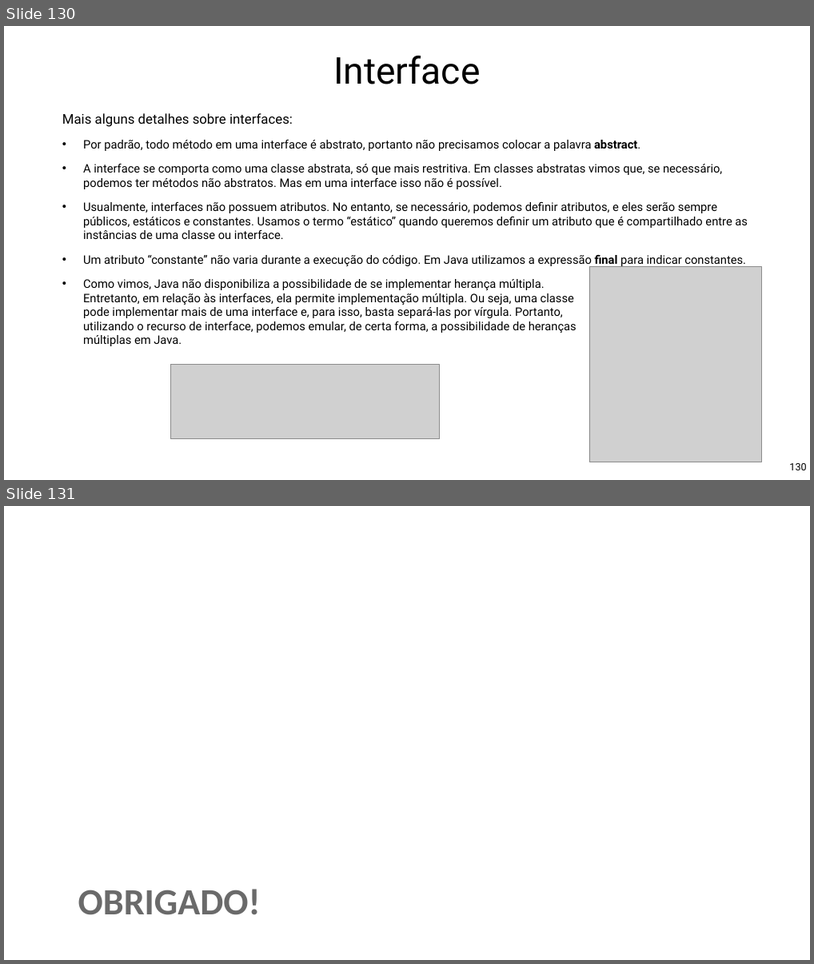
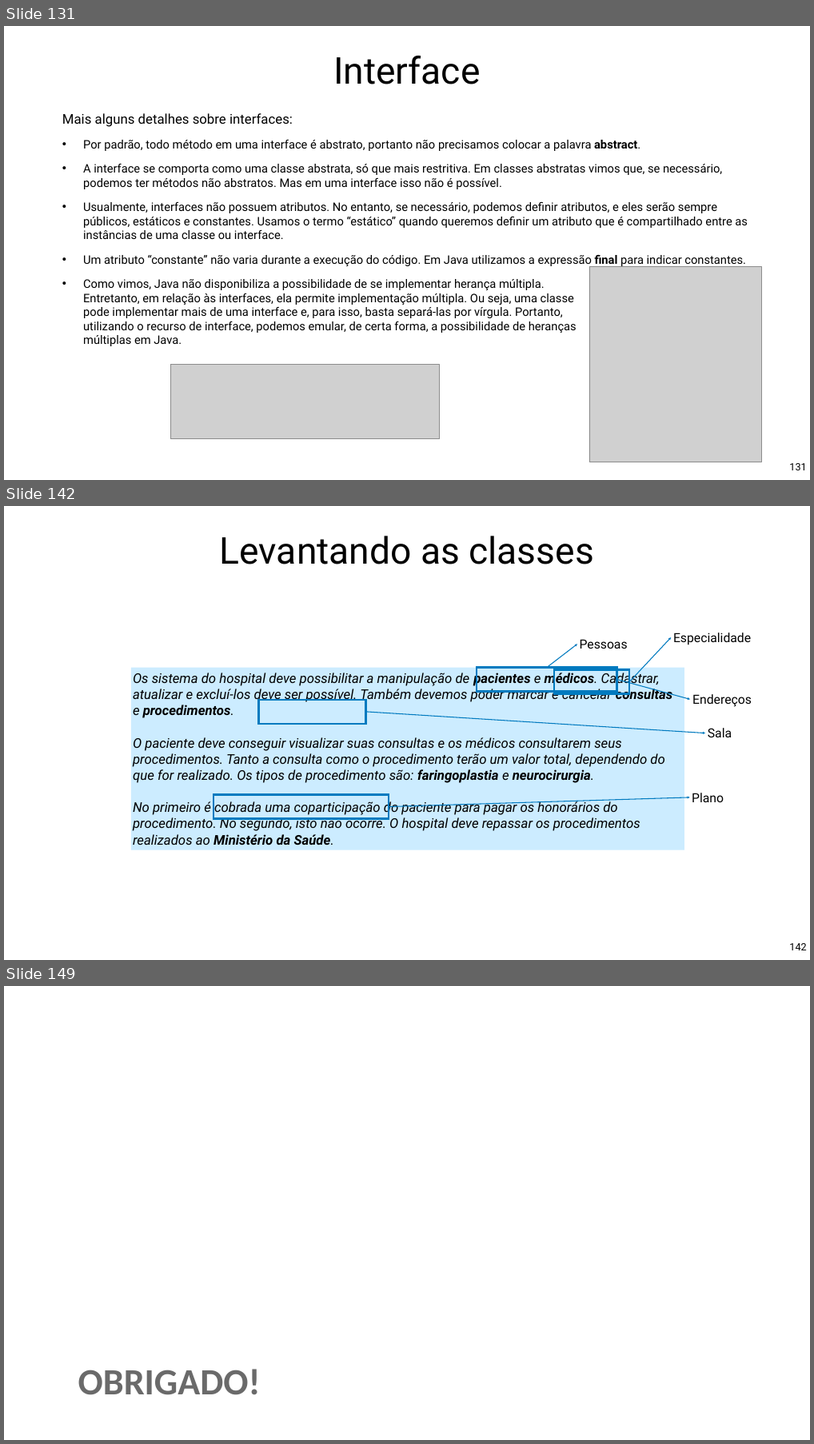
Before and after one commit to Pedrorocha13/2021.1-progoo, a slide deck: materiais/slides.pptx. Shown one above the other, each under a label of ours: slides 130 and 131 before the commit, slides 131, 142 and 149 after it; the slides between them are not shown. The pictures are 814x964 and 814x1444 pixels, drawn with LibreOffice and Linux fonts; fonts in the diff are those of the drawing; grey boxes stand for pictures; background and template pictures are left out. Boxes give left, top, right and bottom in pixels: in the first picture for what was removed or moved away, otherwise in the second. Text is boxed around its words. In the diff, an @@ line names an element or a change of style, - is before the commit and + after.

```diff
--- a/materiais/slides.pptx
+++ b/materiais/slides.pptx
@@ slide 142 added at box(4, 506, 810, 960), background picture (left out) @@
@@ title added at box(220, 536, 594, 564), 88 pt, text #000000 @@
+Levantando as classes
@@ arrow added from (547, 667) to (578, 644), #0079BF 2 pt @@
@@ text added at box(580, 639, 628, 648), 30 pt, text #000000 @@
+Pessoas
@@ arrow added from (630, 682) to (671, 637), #0079BF 2 pt @@
@@ text added at box(674, 632, 751, 645), 30 pt, text #000000 @@
+Especialidade
@@ rectangle added at box(131, 667, 685, 850), fill #CCECFF, 32 pt, text #000000, italic @@
+Os sistema do hospital deve possibilitar a manipulação de pacientes e médicos. Cadastrar, atualizar e excluí-los deve ser possível. Também devemos poder marcar e cancelar consultas e procedimentos.
+O paciente deve conseguir visualizar suas consultas e os médicos consultarem seus procedimentos. Tanto a consulta como o procedimento terão um valor total, dependendo do que for realizado. Os tipos de procedimento são: faringoplastia e neurocirurgia.
+No primeiro é cobrada uma coparticipação do paciente para pagar os honorários do procedimento. No segundo, isto não ocorre. O hospital deve repassar os procedimentos realizados ao Ministério da Saúde.
@@ rectangle added at box(477, 667, 617, 692), outline #0079BF 4.5 pt @@
@@ rectangle added at box(554, 669, 630, 694), outline #0079BF 4.5 pt @@
@@ arrow added from (617, 680) to (690, 700), #0079BF 2 pt @@
@@ text added at box(693, 694, 752, 707), 30 pt, text #000000 @@
+Endereços
@@ rectangle added at box(258, 700, 366, 724), outline #0079BF 4.5 pt @@
@@ arrow added from (366, 712) to (706, 732), #0079BF 2 pt @@
@@ text added at box(708, 728, 732, 737), 30 pt, text #000000 @@
+Sala
@@ text added at box(692, 792, 724, 802), 30 pt, text #000000 @@
+Plano
@@ rectangle added at box(214, 795, 388, 819), outline #0079BF 4.5 pt @@
@@ arrow added from (389, 807) to (690, 797), #0079BF 2 pt @@
@@ page number added at box(790, 943, 806, 950), 24 pt, text #000000 @@
+142
@@ what was slide 130 is now slide 131 @@
@@ page number at box(790, 463, 806, 470): text changed @@
-130
+131
@@ what was slide 131 is now slide 149 @@
```
Also in this commit, not shown: 17 other slides added, 51 other files.
